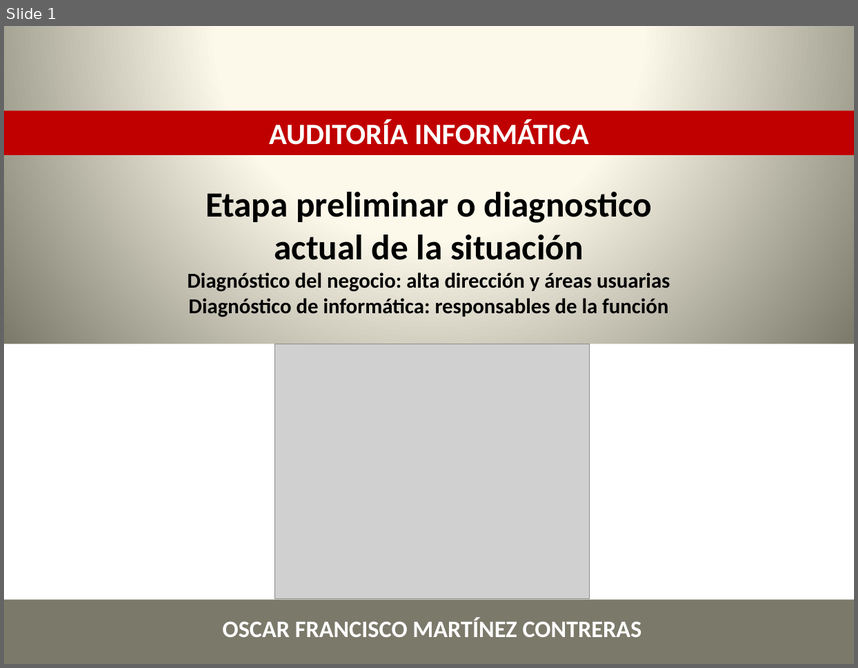
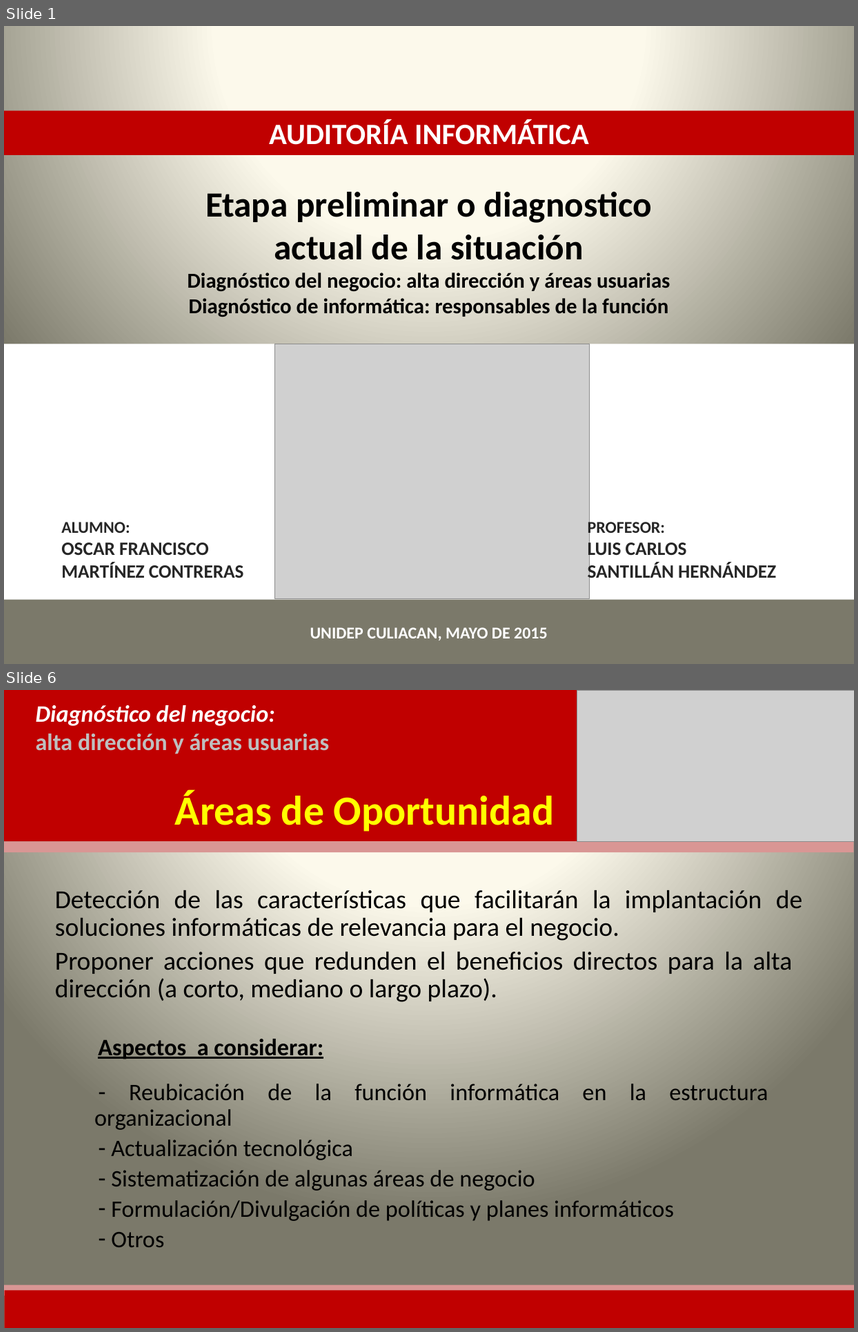
Before and after one commit to lc850/auditoria, a slide deck: OSCAR.pptx. Shown one above the other, each under a label of ours: slide 1 before the commit, slides 1 and 6 after it; the slides between them are not shown. The pictures are 858x668 and 858x1332 pixels, drawn with LibreOffice and Linux fonts; fonts in the diff are those of the drawing; grey boxes stand for pictures. Boxes give left, top, right and bottom in pixels: in the first picture for what was removed or moved away, otherwise in the second. Text is boxed around its words. In the diff, an @@ line names an element or a change of style, - is before the commit and + after.

Commit message:
Oscar

```diff
--- a/OSCAR.pptx
+++ b/OSCAR.pptx
@@ slide 6 added at (x1=4, y1=690, x2=854, y2=1328), background gradient #FEFCEE to #FDFAEA to #7B796B @@
@@ rectangle added at (x1=4, y1=690, x2=854, y2=841), fill #C00000 @@
@@ text added at (x1=36, y1=705, x2=329, y2=754), 20 pt, text #BFBFBF, bold @@
+Diagnóstico del negocio:
+alta dirección y áreas usuarias
@@ picture added at (x1=577, y1=690, x2=854, y2=841) @@
@@ text added at (x1=175, y1=791, x2=555, y2=831), 35 pt, text #FFFF00, bold @@
+Áreas de Oportunidad
@@ rectangle added at (x1=4, y1=841, x2=854, y2=852), fill #D99694 @@
@@ text added at (x1=55, y1=890, x2=802, y2=1002), 22 pt, text #000000 @@
+Detección de las características que facilitarán la implantación de soluciones informáticas de relevancia para el negocio.
+Proponer acciones que redunden el beneficios directos para la alta dirección (a corto, mediano o largo plazo).
@@ text added at (x1=94, y1=1038, x2=768, y2=1247), 20 pt, text #000000 @@
+Aspectos a considerar:
+– Reubicación de la función informática en la estructura organizacional
+– Actualización tecnológica
+– Sistematización de algunas áreas de negocio
+– Formulación/Divulgación de políticas y planes informáticos
+– Otros
@@ rectangle added at (x1=4, y1=1284, x2=854, y2=1295), fill #D99694 @@
@@ rectangle added at (x1=4, y1=1290, x2=854, y2=1328), fill #C00000 @@
@@ slide 1 changed as well @@
@@ text "ALUMNO:" moved from (x1=223, y1=617, x2=642, y2=637) to (x1=61, y1=521, x2=244, y2=577) @@
@@ text at (x1=61, y1=521, x2=130, y2=532): paragraph added @@
+ALUMNO:
@@ text added at (x1=588, y1=519, x2=776, y2=582), 16 pt, text #262626, bold @@
+PROFESOR:
+LUIS CARLOS
+SANTILLÁN HERNÁNDEZ
@@ text at (x1=61, y1=542, x2=244, y2=577): size 20 to 16 pt, text colour #FFFFFF to #262626 in "OSCAR FRANCISCO MARTÍNEZ CONTRERAS"; alignment centre to left @@
@@ text added at (x1=310, y1=627, x2=548, y2=640), 14 pt, text #FFFFFF, bold @@
+UNIDEP CULIACAN, MAYO DE 2015
```
Also in this commit, not shown: 8 other slides added.
